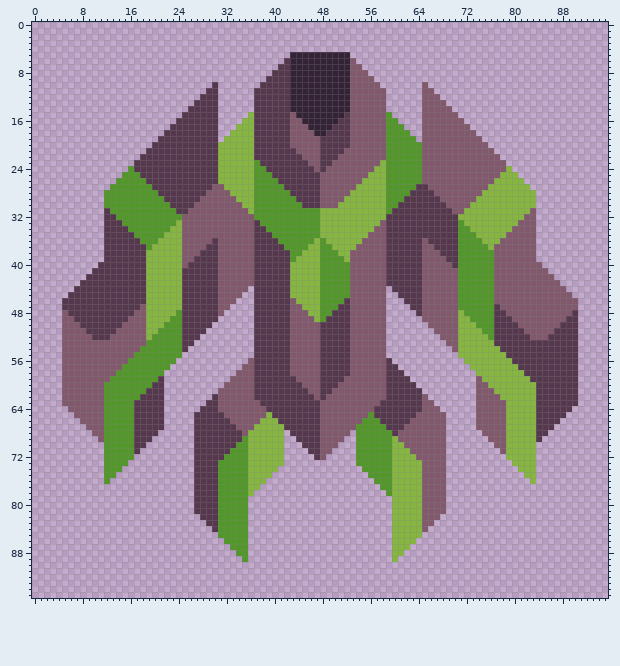
Sprite sheet, stored at assets/sprites/blocks/turrets/burnout.png. Above, as it was before the edit.
The file is 96x96 pixels.
Now the later version:
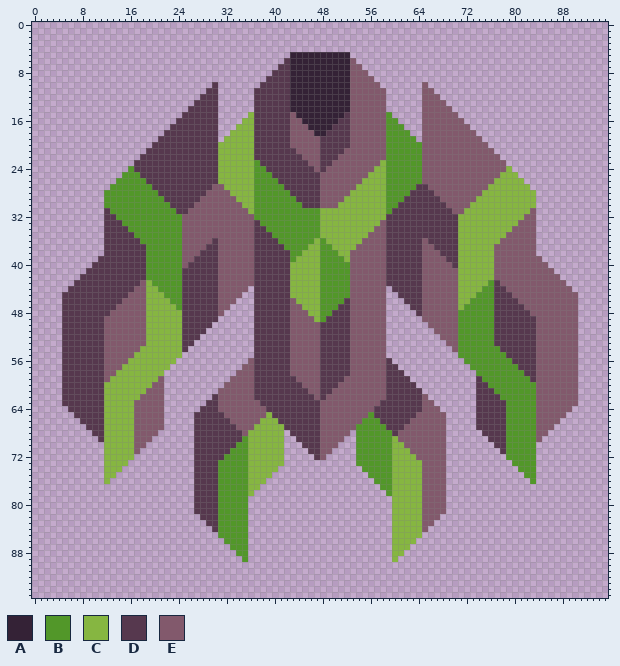
Palette (. is transparent): A #342236  B #529729  C #86b641  D #56384e  E #82596c
The exact change:
y 33: x 24 C -> B; x 71 B -> C
y 34: x 23..24 CC -> BB; x 71..72 BB -> CC
y 35: x 22..24 CCC -> BBB; x 71..73 BBB -> CCC
y 36: x 21..24 CCCC -> BBBB; x 71..74 BBBB -> CCCC
y 37: x 20..24 CCCCC -> BBBBB; x 71..75 BBBBB -> CCCCC
y 38: x 19..24 CCCCCC -> BBBBBB; x 71..76 BBBBBB -> CCCCCC
y 39: x 11 . -> D; x 19..24 CCCCCC -> BBBBBB; x 71..76 BBBBBB -> CCCCCC; x 84 . -> E
y 40: x 10 . -> D; x 19..24 CCCCCC -> BBBBBB; x 71..76 BBBBBB -> CCCCCC; x 85 . -> E
y 41: x 9 . -> D; x 19..24 CCCCCC -> BBBBBB; x 71..76 BBBBBB -> CCCCCC; x 86 . -> E
y 42: x 8 . -> D; x 19..24 CCCCCC -> BBBBBB; x 71..76 BBBBBB -> CCCCCC; x 87 . -> E
y 43: x 7 . -> D; x 18 D -> E; x 20..24 CCCCC -> BBBBB; x 71..75 BBBBB -> CCCCC; x 77 E -> D; x 88 . -> E
y 44: x 6 . -> D; x 17..18 DD -> EE; x 21..24 CCCC -> BBBB; x 71..74 BBBB -> CCCC; x 77..78 EE -> DD; x 89 . -> E
y 45: x 5 . -> D; x 16..18 DDD -> EEE; x 22..24 CCC -> BBB; x 71..73 BBB -> CCC; x 77..79 EEE -> DDD; x 90 . -> E
y 46: x 15..18 DDDD -> EEEE; x 23..24 CC -> BB; x 71..72 BB -> CC; x 77..80 EEEE -> DDDD
y 47: x 14..17 DDDD -> EEEE; x 24 C -> B; x 71 B -> C; x 78..81 EEEE -> DDDD
y 48: x 5 E -> D; x 13..16 DDDD -> EEEE; x 24 B -> C; x 71 C -> B; x 79..82 EEEE -> DDDD; x 90 D -> E
y 49: x 5..6 EE -> DD; x 12..15 DDDD -> EEEE; x 23..24 BB -> CC; x 71..72 CC -> BB; x 80..83 EEEE -> DDDD; x 89..90 DD -> EE
y 50: x 5..7 EEE -> DDD; x 12..14 DDD -> EEE; x 22..24 BBB -> CCC; x 71..73 CCC -> BBB; x 81..83 EEE -> DDD; x 88..90 DDD -> EEE
y 51: x 5..8 EEEE -> DDDD; x 12..13 DD -> EE; x 21..24 BBBB -> CCCC; x 71..74 CCCC -> BBBB; x 82..83 EE -> DD; x 87..90 DDDD -> EEEE
y 52: x 5..9 EEEEE -> DDDDD; x 12 D -> E; x 20..24 BBBBB -> CCCCC; x 71..75 CCCCC -> BBBBB; x 83 E -> D; x 86..90 DDDDD -> EEEEE
y 53: x 5..11 EEEEEEE -> DDDDDDD; x 19..24 BBBBBB -> CCCCCC; x 71..76 CCCCCC -> BBBBBB; x 84..90 DDDDDDD -> EEEEEEE
y 54: x 5..11 EEEEEEE -> DDDDDDD; x 18..24 BBBBBBB -> CCCCCCC; x 71..77 CCCCCCC -> BBBBBBB; x 84..90 DDDDDDD -> EEEEEEE
y 55: x 5..11 EEEEEEE -> DDDDDDD; x 17..24 BBBBBBBB -> CCCCCCCC; x 71..78 CCCCCCCC -> BBBBBBBB; x 84..90 DDDDDDD -> EEEEEEE
y 56: x 5..11 EEEEEEE -> DDDDDDD; x 16..23 BBBBBBBB -> CCCCCCCC; x 72..79 CCCCCCCC -> BBBBBBBB; x 84..90 DDDDDDD -> EEEEEEE
y 57: x 5..11 EEEEEEE -> DDDDDDD; x 15..22 BBBBBBBB -> CCCCCCCC; x 73..80 CCCCCCCC -> BBBBBBBB; x 84..90 DDDDDDD -> EEEEEEE
y 58: x 5..11 EEEEEEE -> DDDDDDD; x 14..21 BBBBBBBB -> CCCCCCCC; x 74..81 CCCCCCCC -> BBBBBBBB; x 84..90 DDDDDDD -> EEEEEEE
y 59: x 5..11 EEEEEEE -> DDDDDDD; x 13..21 BBBBBBBBD -> CCCCCCCCE; x 74..82 ECCCCCCCC -> DBBBBBBBB; x 84..90 DDDDDDD -> EEEEEEE
y 60: x 5..21 EEEEEEEBBBBBBBBDD -> DDDDDDDCCCCCCCCEE; x 74..90 EECCCCCCCCDDDDDDD -> DDBBBBBBBBEEEEEEE
y 61: x 5..21 EEEEEEEBBBBBBBDDD -> DDDDDDDCCCCCCCEEE; x 74..90 EEECCCCCCCDDDDDDD -> DDDBBBBBBBEEEEEEE
y 62: x 5..21 EEEEEEEBBBBBBDDDD -> DDDDDDDCCCCCCEEEE; x 74..90 EEEECCCCCCDDDDDDD -> DDDDBBBBBBEEEEEEE
y 63: x 5..21 EEEEEEEBBBBBDDDDD -> DDDDDDDCCCCCEEEEE; x 74..90 EEEEECCCCCDDDDDDD -> DDDDDBBBBBEEEEEEE
y 64: x 6..21 EEEEEEBBBBBDDDDD -> DDDDDDCCCCCEEEEE; x 74..89 EEEEECCCCCDDDDDD -> DDDDDBBBBBEEEEEE
y 65: x 7..21 EEEEEBBBBBDDDDD -> DDDDDCCCCCEEEEE; x 74..88 EEEEECCCCCDDDDD -> DDDDDBBBBBEEEEE
y 66: x 8..21 EEEEBBBBBDDDDD -> DDDDCCCCCEEEEE; x 74..87 EEEEECCCCCDDDD -> DDDDDBBBBBEEEE
y 67: x 9..21 EEEBBBBBDDDDD -> DDDCCCCCEEEEE; x 74..86 EEEEECCCCCDDD -> DDDDDBBBBBEEE
y 68: x 10..20 EEBBBBBDDDD -> DDCCCCCEEEE; x 75..85 EEEECCCCCDD -> DDDDBBBBBEE
y 69: x 11..19 EBBBBBDDD -> DCCCCCEEE; x 76..84 EEECCCCCD -> DDDBBBBBE
y 70: x 12..18 BBBBBDD -> CCCCCEE; x 77..83 EECCCCC -> DDBBBBB
y 71: x 12..17 BBBBBD -> CCCCCE; x 78..83 ECCCCC -> DBBBBB
y 72: x 12..16 BBBBB -> CCCCC; x 79..83 CCCCC -> BBBBB
y 73: x 12..15 BBBB -> CCCC; x 80..83 CCCC -> BBBB
y 74: x 12..14 BBB -> CCC; x 81..83 CCC -> BBB
y 75: x 12..13 BB -> CC; x 82..83 CC -> BB
y 76: x 12 B -> C; x 83 C -> B
Boxes around the changes in both pictures, in picture pixels (x1, y1, x2, y2):
changed: (62, 220, 182, 484)
changed: (458, 220, 578, 484)
